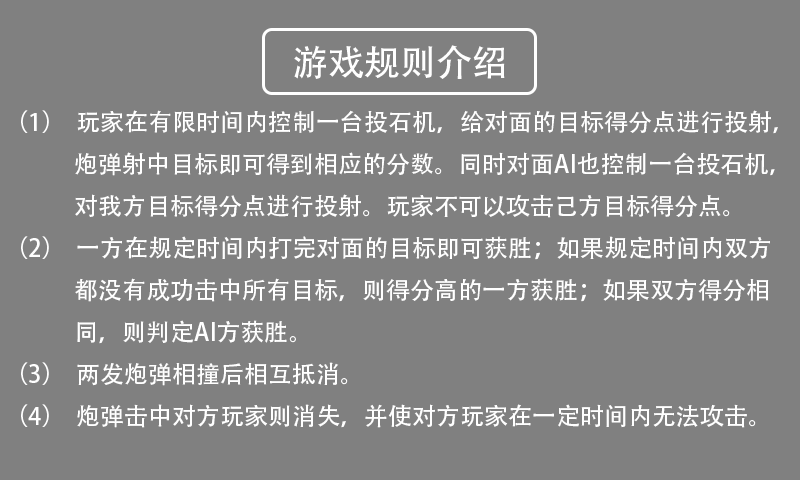
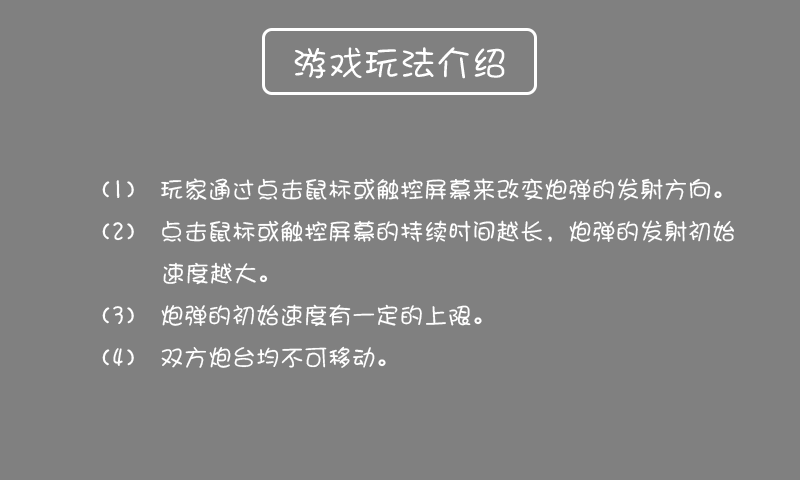
Revision of a layered w=800, h=480 image; what changed, layer by layer:
renamed "（1） 玩家在有限时间内控制一台投石机，给对面的目标得分点进行投射， 炮弹射中目标即可得到相应的分数" to "（1） 玩家在有限时间内控制一台投石机，给对面的目标得分点进行投射， 炮弹射中目标即可得到相应的分数。同时对面AI", hid it, painted on it over [21, 110, 778, 428]
showed "（1） 玩家通过点击鼠标或触控屏幕来改变炮弹的发射方向。 （2） 点击鼠标或触控屏幕的持续时间越长，炮弹的发射初始", painted on it over [102, 178, 735, 368]
showed "游戏玩法介绍", painted on it over [294, 45, 505, 79]
hid "游戏规则介绍", painted on it over [294, 45, 505, 79]
